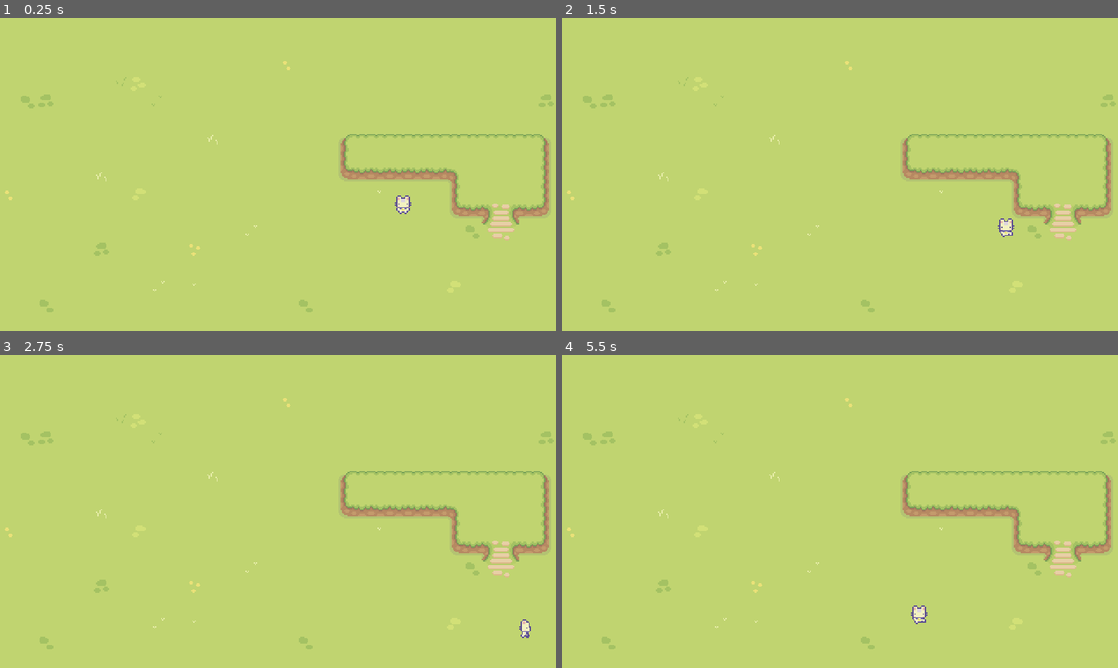
Above: before the commit, frames 1-4 (two rows, left to right).
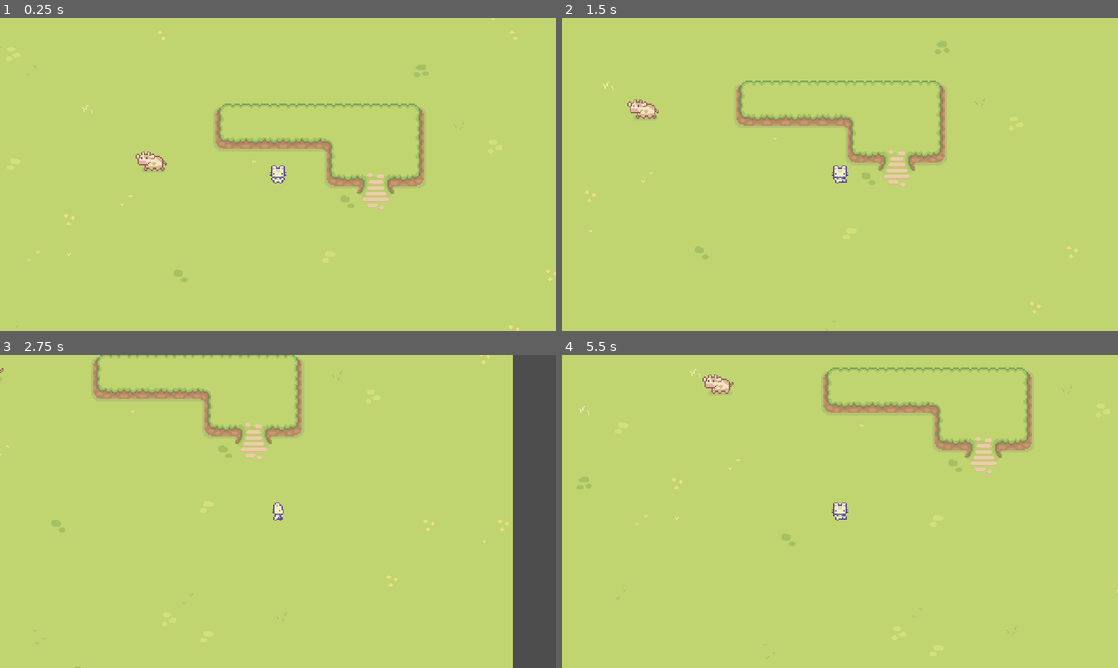
Above: after the commit, the same moments.

Repository: neilmillard/crashc2d
Game: Godot game, scene res://Levels/game_level.tscn
Same seed, same stepped clock (60 frames per second), same inputs: the game is played once before the commit and once after it.
Inputs:
- Up to frame 1 (0.25 s): no input
- Up to frame 2 (1.5 s): hold D (right) 0.53-1.28 s; hold S (down) from 1.28 s (still down)
- Up to frame 3 (2.75 s): release S (down) at 2.03 s; hold D (right) from 2.03 s (still down)
- Up to frame 4 (5.5 s): release D (right) at 2.78 s; hold W (up) 2.78-3.53 s; hold A (left) 3.53-5.03 s; hold S (down) from 5.03 s (still down)

The runs differ from the first frame. In frame 1, 5.6% of the frame differs, in the area x 0-100%, y 0-100%; in frame 2, 5.7%; in frame 3, 12%; in frame 4, 5.8%.

Commit message:
Added random moving cow

Diff:
--- /dev/null
+++ b/Characters/character.gd
@@ -0,0 +1,75 @@
+extends CharacterBody2D
+
+enum STATE { IDLE, WALK }
+
+@export var move_speed : float = 100
+@export var starting_direction : Vector2 = Vector2(0, 1)
+@export var is_npc : bool = true
+@export var idle_time : float = 5
+@export var walk_time : float = 2
+
+@onready var animation_tree = $AnimationTree
+@onready var state_machine = animation_tree.get("parameters/playback")
+@onready var sprite = $Sprite2D
+@onready var timer = $Timer
+
+var move_direction : Vector2 = Vector2.ZERO
+var current_state : STATE = STATE.IDLE
+
+func _ready():
+	update_animation_parameters(starting_direction)
+	pick_new_state()
+
+func _physics_process(_delta):
+
+	if ! is_npc:
+		# Get input direction
+		move_direction = Vector2(
+			Input.get_action_strength("right") - Input.get_action_strength("left"),
+			Input.get_action_strength("down") - Input.get_action_strength("up")
+		)
+	# Update velocity
+	velocity = move_direction * move_speed
+	set_animation()
+	update_animation_parameters(move_direction)
+
+	# Move and Slide function uses velocity of character body to move character on map
+	move_and_slide()
+
+func select_new_direction():
+	move_direction = Vector2(
+				randi_range(-1,1),
+				randi_range(-1,1)
+			)
+	if move_direction.x < 0:
+		sprite.flip_h = true
+	elif move_direction.x > 0:
+		sprite.flip_h = false
+
+func update_animation_parameters(move_input : Vector2):
+	# Don't change animation parameters if there is no move input
+	if(move_input != Vector2.ZERO):
+		animation_tree.set("parameters/Walk/blend_position", move_input)
+		animation_tree.set("parameters/Idle/blend_position", move_input)
+
+# Choose state based on what is happening with the player (are we moving or idle)
+func pick_new_state():
+	if is_npc:
+		if current_state == STATE.IDLE:
+			current_state = STATE.WALK
+			select_new_direction()
+			timer.start(walk_time)
+		elif current_state == STATE.WALK:
+			current_state = STATE.IDLE
+			move_direction = Vector2.ZERO
+			timer.start(idle_time)
+
+func set_animation():
+		if(velocity != Vector2.ZERO):
+			state_machine.travel("Walk")
+		else:
+			state_machine.travel("Idle")
+
+
+func _on_timer_timeout():
+	pick_new_state()
--- /dev/null
+++ b/Characters/cow.tscn
@@ -0,0 +1,180 @@
+[gd_scene load_steps=24 format=3 uid="uid://bmqtiwmhryxan"]
+
+[ext_resource type="Script" path="res://Characters/character.gd" id="1_2h0dx"]
+[ext_resource type="Texture2D" uid="uid://bh8qwcbx7wdlp" path="res://Art/Sprout Lands - Sprites - Basic pack/Characters/Free Cow Sprites.png" id="2_1hqo5"]
+
+[sub_resource type="RectangleShape2D" id="RectangleShape2D_rtm8f"]
+size = Vector2(27, 17)
+
+[sub_resource type="Animation" id="Animation_20o7j"]
+length = 0.001
+tracks/0/type = "value"
+tracks/0/imported = false
+tracks/0/enabled = true
+tracks/0/path = NodePath("Sprite2D:frame")
+tracks/0/interp = 1
+tracks/0/loop_wrap = true
+tracks/0/keys = {
+"times": PackedFloat32Array(0),
+"transitions": PackedFloat32Array(1),
+"update": 1,
+"values": [0]
+}
+
+[sub_resource type="Animation" id="Animation_nyfcr"]
+resource_name = "idle_up"
+length = 0.4
+loop_mode = 1
+tracks/0/type = "value"
+tracks/0/imported = false
+tracks/0/enabled = true
+tracks/0/path = NodePath("Sprite2D:frame")
+tracks/0/interp = 1
+tracks/0/loop_wrap = true
+tracks/0/keys = {
+"times": PackedFloat32Array(0, 0.2),
+"transitions": PackedFloat32Array(1, 1),
+"update": 1,
+"values": [0, 2]
+}
+
+[sub_resource type="Animation" id="Animation_nshbs"]
+resource_name = "idle_2"
+length = 0.4
+loop_mode = 1
+tracks/0/type = "value"
+tracks/0/imported = false
+tracks/0/enabled = true
+tracks/0/path = NodePath("Sprite2D:frame")
+tracks/0/interp = 1
+tracks/0/loop_wrap = true
+tracks/0/keys = {
+"times": PackedFloat32Array(0, 0.2),
+"transitions": PackedFloat32Array(1, 1),
+"update": 1,
+"values": [0, 1]
+}
+
+[sub_resource type="Animation" id="Animation_fexov"]
+resource_name = "walk_up"
+length = 0.4
+loop_mode = 1
+tracks/0/type = "value"
+tracks/0/imported = false
+tracks/0/enabled = true
+tracks/0/path = NodePath("Sprite2D:frame")
+tracks/0/interp = 1
+tracks/0/loop_wrap = true
+tracks/0/keys = {
+"times": PackedFloat32Array(0, 0.2),
+"transitions": PackedFloat32Array(1, 1),
+"update": 1,
+"values": [3, 4]
+}
+
+[sub_resource type="AnimationLibrary" id="AnimationLibrary_wa70w"]
+_data = {
+"RESET": SubResource("Animation_20o7j"),
+"idle": SubResource("Animation_nyfcr"),
+"idle_2": SubResource("Animation_nshbs"),
+"walk": SubResource("Animation_fexov")
+}
+
+[sub_resource type="AnimationNodeAnimation" id="AnimationNodeAnimation_sixrs"]
+animation = &"idle"
+
+[sub_resource type="AnimationNodeAnimation" id="AnimationNodeAnimation_l441c"]
+animation = &"idle"
+
+[sub_resource type="AnimationNodeAnimation" id="AnimationNodeAnimation_f5246"]
+animation = &"idle"
+
+[sub_resource type="AnimationNodeAnimation" id="AnimationNodeAnimation_d3708"]
+animation = &"idle"
+
+[sub_resource type="AnimationNodeBlendSpace2D" id="AnimationNodeBlendSpace2D_4ird0"]
+blend_point_0/node = SubResource("AnimationNodeAnimation_sixrs")
+blend_point_0/pos = Vector2(-1, 0)
+blend_point_1/node = SubResource("AnimationNodeAnimation_l441c")
+blend_point_1/pos = Vector2(1, 0)
+blend_point_2/node = SubResource("AnimationNodeAnimation_f5246")
+blend_point_2/pos = Vector2(0, 1.1)
+blend_point_3/node = SubResource("AnimationNodeAnimation_d3708")
+blend_point_3/pos = Vector2(0, -1)
+min_space = Vector2(-1, -1.1)
+max_space = Vector2(1, 1.1)
+blend_mode = 1
+
+[sub_resource type="AnimationNodeAnimation" id="AnimationNodeAnimation_lusp4"]
+animation = &"walk"
+
+[sub_resource type="AnimationNodeAnimation" id="AnimationNodeAnimation_5rn1k"]
+animation = &"walk"
+
+[sub_resource type="AnimationNodeAnimation" id="AnimationNodeAnimation_dc3kp"]
+animation = &"walk"
+
+[sub_resource type="AnimationNodeAnimation" id="AnimationNodeAnimation_crb7x"]
+animation = &"walk"
+
+[sub_resource type="AnimationNodeBlendSpace2D" id="AnimationNodeBlendSpace2D_2l7vr"]
+blend_point_0/node = SubResource("AnimationNodeAnimation_lusp4")
+blend_point_0/pos = Vector2(0, 1.1)
+blend_point_1/node = SubResource("AnimationNodeAnimation_5rn1k")
+blend_point_1/pos = Vector2(0, -1)
+blend_point_2/node = SubResource("AnimationNodeAnimation_dc3kp")
+blend_point_2/pos = Vector2(1, 0)
+blend_point_3/node = SubResource("AnimationNodeAnimation_crb7x")
+blend_point_3/pos = Vector2(-1, 0)
+min_space = Vector2(-1, -1.1)
+max_space = Vector2(1, 1.1)
+blend_mode = 1
+
+[sub_resource type="AnimationNodeStateMachineTransition" id="AnimationNodeStateMachineTransition_a4n47"]
+advance_mode = 2
+
+[sub_resource type="AnimationNodeStateMachineTransition" id="AnimationNodeStateMachineTransition_0yuky"]
+
+[sub_resource type="AnimationNodeStateMachineTransition" id="AnimationNodeStateMachineTransition_kd4tr"]
+
+[sub_resource type="AnimationNodeStateMachine" id="AnimationNodeStateMachine_wlf80"]
+states/Idle/node = SubResource("AnimationNodeBlendSpace2D_4ird0")
+states/Idle/position = Vector2(441, 106)
+states/Start/position = Vector2(278, 106)
+states/Walk/node = SubResource("AnimationNodeBlendSpace2D_2l7vr")
+states/Walk/position = Vector2(619, 106)
+transitions = ["Start", "Idle", SubResource("AnimationNodeStateMachineTransition_a4n47"), "Idle", "Walk", SubResource("AnimationNodeStateMachineTransition_0yuky"), "Walk", "Idle", SubResource("AnimationNodeStateMachineTransition_kd4tr")]
+
+[sub_resource type="AnimationNodeStateMachinePlayback" id="AnimationNodeStateMachinePlayback_uqrsq"]
+
+[node name="Cow" type="CharacterBody2D"]
+script = ExtResource("1_2h0dx")
+move_speed = 20.0
+
+[node name="Sprite2D" type="Sprite2D" parent="."]
+texture = ExtResource("2_1hqo5")
+hframes = 3
+vframes = 2
+frame = 4
+
+[node name="CollisionShape2D" type="CollisionShape2D" parent="."]
+position = Vector2(0.5, 4.5)
+shape = SubResource("RectangleShape2D_rtm8f")
+
+[node name="AnimationPlayer" type="AnimationPlayer" parent="."]
+libraries = {
+"": SubResource("AnimationLibrary_wa70w")
+}
+
+[node name="AnimationTree" type="AnimationTree" parent="."]
+tree_root = SubResource("AnimationNodeStateMachine_wlf80")
+anim_player = NodePath("../AnimationPlayer")
+advance_expression_base_node = NodePath("")
+active = true
+parameters/playback = SubResource("AnimationNodeStateMachinePlayback_uqrsq")
+parameters/Idle/blend_position = Vector2(-0.0911257, -0.117021)
+parameters/Walk/blend_position = Vector2(0, 0)
+
+[node name="Timer" type="Timer" parent="."]
+
+[connection signal="timeout" from="Timer" to="." method="_on_timer_timeout"]
--- a/Characters/player_cat.gd
+++ /dev/null
@@ -1,40 +0,0 @@
-extends CharacterBody2D
-
-@export var move_speed : float = 100
-@export var starting_direction : Vector2 = Vector2(0, 1)
-
-@onready var animation_tree = $AnimationTree
-@onready var state_machine = animation_tree.get("parameters/playback")
-
-func _ready():
-	update_animation_parameters(starting_direction)
-
-
-func _physics_process(_delta):
-	# Get input direction
-	var input_direction = Vector2(
-		Input.get_action_strength("right") - Input.get_action_strength("left"),
-		Input.get_action_strength("down") - Input.get_action_strength("up")
-	)
-
-	update_animation_parameters(input_direction)
-	pick_new_state()
-
-	# Update velocity
-	velocity = input_direction * move_speed
-
-	# Move and Slide function uses velocity of character body to move character on map
-	move_and_slide()
-
-func update_animation_parameters(move_input : Vector2):
-	# Don't change animation parameters if there is no move input
-	if(move_input != Vector2.ZERO):
-		animation_tree.set("parameters/Walk/blend_position", move_input)
-		animation_tree.set("parameters/Idle/blend_position", move_input)
-
-# Choose state based on what is happening with the player (are we moving or idle)
-func pick_new_state():
-	if(velocity != Vector2.ZERO):
-		state_machine.travel("Walk")
-	else:
-		state_machine.travel("Idle")
--- a/Characters/player_cat.tscn
+++ b/Characters/player_cat.tscn
@@ -1,7 +1,7 @@
-[gd_scene load_steps=29 format=3 uid="uid://buqqnf60jceb"]
-
-[ext_resource type="Script" path="res://Characters/player_cat.gd" id="1_efjw3"]
+[gd_scene load_steps=29 format=3 uid="uid://0ar1hly75tjj"]
+
 [ext_resource type="Texture2D" uid="uid://bywuxtvafh0vy" path="res://Art/Sprout Lands - Sprites - Basic pack/Characters/Basic Charakter Spritesheet.png" id="1_loxt8"]
+[ext_resource type="Script" path="res://Characters/character.gd" id="1_x3yqv"]
 
 [sub_resource type="RectangleShape2D" id="RectangleShape2D_rtm8f"]
 size = Vector2(12, 16)
@@ -38,6 +38,57 @@
 "values": [1, 0]
 }
 
+[sub_resource type="Animation" id="Animation_ad587"]
+resource_name = "idle_left"
+length = 0.4
+loop_mode = 1
+tracks/0/type = "value"
+tracks/0/imported = false
+tracks/0/enabled = true
+tracks/0/path = NodePath("Sprite2D:frame")
+tracks/0/interp = 1
+tracks/0/loop_wrap = true
+tracks/0/keys = {
+"times": PackedFloat32Array(0, 0.2),
+"transitions": PackedFloat32Array(1, 1),
+"update": 1,
+"values": [8, 9]
+}
+
+[sub_resource type="Animation" id="Animation_sshn4"]
+resource_name = "idle_right"
+length = 0.4
+loop_mode = 1
+tracks/0/type = "value"
+tracks/0/imported = false
+tracks/0/enabled = true
+tracks/0/path = NodePath("Sprite2D:frame")
+tracks/0/interp = 1
+tracks/0/loop_wrap = true
+tracks/0/keys = {
+"times": PackedFloat32Array(0, 0.2),
+"transitions": PackedFloat32Array(1, 1),
+"update": 1,
+"values": [12, 13]
+}
+
+[sub_resource type="Animation" id="Animation_nyfcr"]
+resource_name = "idle_up"
+length = 0.4
+loop_mode = 1
+tracks/0/type = "value"
+tracks/0/imported = false
+tracks/0/enabled = true
+tracks/0/path = NodePath("Sprite2D:frame")
+tracks/0/interp = 1
+tracks/0/loop_wrap = true
+tracks/0/keys = {
+"times": PackedFloat32Array(0, 0.2),
+"transitions": PackedFloat32Array(1, 1),
+"update": 1,
+"values": [5, 4]
+}
+
 [sub_resource type="Animation" id="Animation_cufat"]
 resource_name = "walk_down"
 length = 0.4
@@ -55,6 +106,40 @@
 "values": [2, 3]
 }
 
+[sub_resource type="Animation" id="Animation_5ntda"]
+resource_name = "walk_left"
+length = 0.4
+loop_mode = 1
+tracks/0/type = "value"
+tracks/0/imported = false
+tracks/0/enabled = true
+tracks/0/path = NodePath("Sprite2D:frame")
+tracks/0/interp = 1
+tracks/0/loop_wrap = true
+tracks/0/keys = {
+"times": PackedFloat32Array(0, 0.2),
+"transitions": PackedFloat32Array(1, 1),
+"update": 1,
+"values": [10, 11]
+}
+
+[sub_resource type="Animation" id="Animation_lxkt6"]
+resource_name = "walk_right"
+length = 0.4
+loop_mode = 1
+tracks/0/type = "value"
+tracks/0/imported = false
+tracks/0/enabled = true
+tracks/0/path = NodePath("Sprite2D:frame")
+tracks/0/interp = 1
+tracks/0/loop_wrap = true
+tracks/0/keys = {
+"times": PackedFloat32Array(0, 0.2),
+"transitions": PackedFloat32Array(1, 1),
+"update": 1,
+"values": [14, 15]
+}
+
 [sub_resource type="Animation" id="Animation_fexov"]
 resource_name = "walk_up"
 length = 0.4
@@ -70,91 +155,6 @@
 "transitions": PackedFloat32Array(1, 1),
 "update": 1,
 "values": [6, 7]
-}
-
-[sub_resource type="Animation" id="Animation_nyfcr"]
-resource_name = "idle_up"
-length = 0.4
-loop_mode = 1
-tracks/0/type = "value"
-tracks/0/imported = false
-tracks/0/enabled = true
-tracks/0/path = NodePath("Sprite2D:frame")
-tracks/0/interp = 1
-tracks/0/loop_wrap = true
-tracks/0/keys = {
-"times": PackedFloat32Array(0, 0.2),
-"transitions": PackedFloat32Array(1, 1),
-"update": 1,
-"values": [5, 4]
-}
-
-[sub_resource type="Animation" id="Animation_ad587"]
-resource_name = "idle_left"
-length = 0.4
-loop_mode = 1
-tracks/0/type = "value"
-tracks/0/imported = false
-tracks/0/enabled = true
-tracks/0/path = NodePath("Sprite2D:frame")
-tracks/0/interp = 1
-tracks/0/loop_wrap = true
-tracks/0/keys = {
-"times": PackedFloat32Array(0, 0.2),
-"transitions": PackedFloat32Array(1, 1),
-"update": 1,
-"values": [8, 9]
-}
-
-[sub_resource type="Animation" id="Animation_sshn4"]
-resource_name = "idle_right"
-length = 0.4
-loop_mode = 1
-tracks/0/type = "value"
-tracks/0/imported = false
-tracks/0/enabled = true
-tracks/0/path = NodePath("Sprite2D:frame")
-tracks/0/interp = 1
-tracks/0/loop_wrap = true
-tracks/0/keys = {
-"times": PackedFloat32Array(0, 0.2),
-"transitions": PackedFloat32Array(1, 1),
-"update": 1,
-"values": [12, 13]
-}
-
-[sub_resource type="Animation" id="Animation_5ntda"]
-resource_name = "walk_left"
-length = 0.4
-loop_mode = 1
-tracks/0/type = "value"
-tracks/0/imported = false
-tracks/0/enabled = true
-tracks/0/path = NodePath("Sprite2D:frame")
-tracks/0/interp = 1
-tracks/0/loop_wrap = true
-tracks/0/keys = {
-"times": PackedFloat32Array(0, 0.2),
-"transitions": PackedFloat32Array(1, 1),
-"update": 1,
-"values": [10, 11]
-}
-
-[sub_resource type="Animation" id="Animation_lxkt6"]
-resource_name = "walk_right"
-length = 0.4
-loop_mode = 1
-tracks/0/type = "value"
-tracks/0/imported = false
-tracks/0/enabled = true
-tracks/0/path = NodePath("Sprite2D:frame")
-tracks/0/interp = 1
-tracks/0/loop_wrap = true
-tracks/0/keys = {
-"times": PackedFloat32Array(0, 0.2),
-"transitions": PackedFloat32Array(1, 1),
-"update": 1,
-"values": [14, 15]
 }
 
 [sub_resource type="AnimationLibrary" id="AnimationLibrary_wa70w"]
@@ -238,7 +238,8 @@
 [sub_resource type="AnimationNodeStateMachinePlayback" id="AnimationNodeStateMachinePlayback_uqrsq"]
 
 [node name="PlayerCat" type="CharacterBody2D"]
-script = ExtResource("1_efjw3")
+script = ExtResource("1_x3yqv")
+is_npc = false
 
 [node name="Sprite2D" type="Sprite2D" parent="."]
 texture = ExtResource("1_loxt8")
--- a/Levels/game_level.tscn
+++ b/Levels/game_level.tscn
@@ -1,12 +1,13 @@
-[gd_scene load_steps=15 format=3 uid="uid://cqje18ydwy47e"]
-
-[ext_resource type="PackedScene" uid="uid://buqqnf60jceb" path="res://Characters/player_cat.tscn" id="1_w8sg4"]
+[gd_scene load_steps=16 format=3 uid="uid://cqje18ydwy47e"]
+
+[ext_resource type="PackedScene" uid="uid://0ar1hly75tjj" path="res://Characters/player_cat.tscn" id="1_w8sg4"]
 [ext_resource type="Texture2D" uid="uid://3e8gfgc6gadc" path="res://Art/Sprout Lands - Sprites - Basic pack/Tilesets/ground tiles/new tiles/Grass tiles v.2.png" id="2_45pks"]
 [ext_resource type="Texture2D" uid="uid://t3mte7xqg6ey" path="res://Art/Sprout Lands - Sprites - Basic pack/Tilesets/ground tiles/old tiles/Tilled Dirt.png" id="4_t4e4j"]
 [ext_resource type="Texture2D" uid="uid://b7qrohjwv068e" path="res://Art/Sprout Lands - Sprites - Basic pack/Tilesets/Water.png" id="5_0dccc"]
 [ext_resource type="Texture2D" uid="uid://x4qbe2poemo7" path="res://Art/Sprout Lands - Sprites - Basic pack/Tilesets/Wooden House.png" id="6_w6a2r"]
 [ext_resource type="Texture2D" uid="uid://d05vqn5gurlc5" path="res://Art/Sprout Lands - Sprites - Basic pack/Tilesets/ground tiles/new tiles/Tall Grass hill tiles v.2.png" id="7_f58o7"]
 [ext_resource type="Texture2D" uid="uid://d20pn0fixjxgt" path="res://Art/Sprout Lands - Sprites - Basic pack/Tilesets/Fences.png" id="7_twpo7"]
+[ext_resource type="PackedScene" uid="uid://bmqtiwmhryxan" path="res://Characters/cow.tscn" id="8_23t3x"]
 
 [sub_resource type="TileSetAtlasSource" id="TileSetAtlasSource_woxjk"]
 texture = ExtResource("2_45pks")
@@ -682,9 +683,13 @@
 sources/6 = SubResource("TileSetAtlasSource_omtp3")
 
 [node name="GameLevel" type="Node2D"]
+y_sort_enabled = true
 
 [node name="PlayerCat" parent="." instance=ExtResource("1_w8sg4")]
 position = Vector2(348, 161)
+
+[node name="RemoteTransform2D" type="RemoteTransform2D" parent="PlayerCat"]
+remote_path = NodePath("../../Camera2D")
 
 [node name="TileMap" type="TileMap" parent="."]
 tile_set = SubResource("TileSet_4qyla")
@@ -700,3 +705,9 @@
 layer_1/z_index = -5
 layer_1/tile_data = PackedInt32Array(393234, 6, 0, 458770, 6, 1, 524306, 6, 2, 393235, 65542, 0, 458771, 65542, 1, 5243 …(807 unchanged characters)…
 metadata/_edit_lock_ = true
+
+[node name="Camera2D" type="Camera2D" parent="."]
+position = Vector2(348, 161)
+
+[node name="Cow" parent="." instance=ExtResource("8_23t3x")]
+position = Vector2(244, 150)
